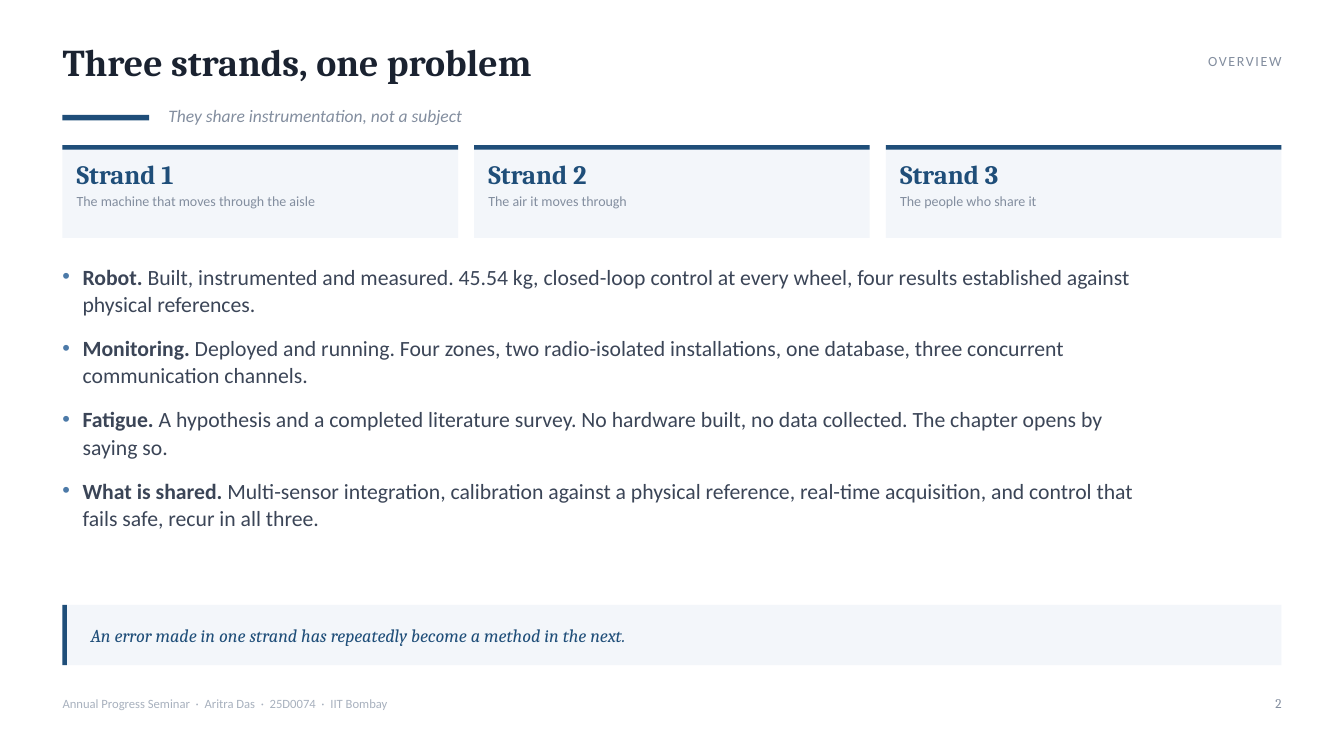
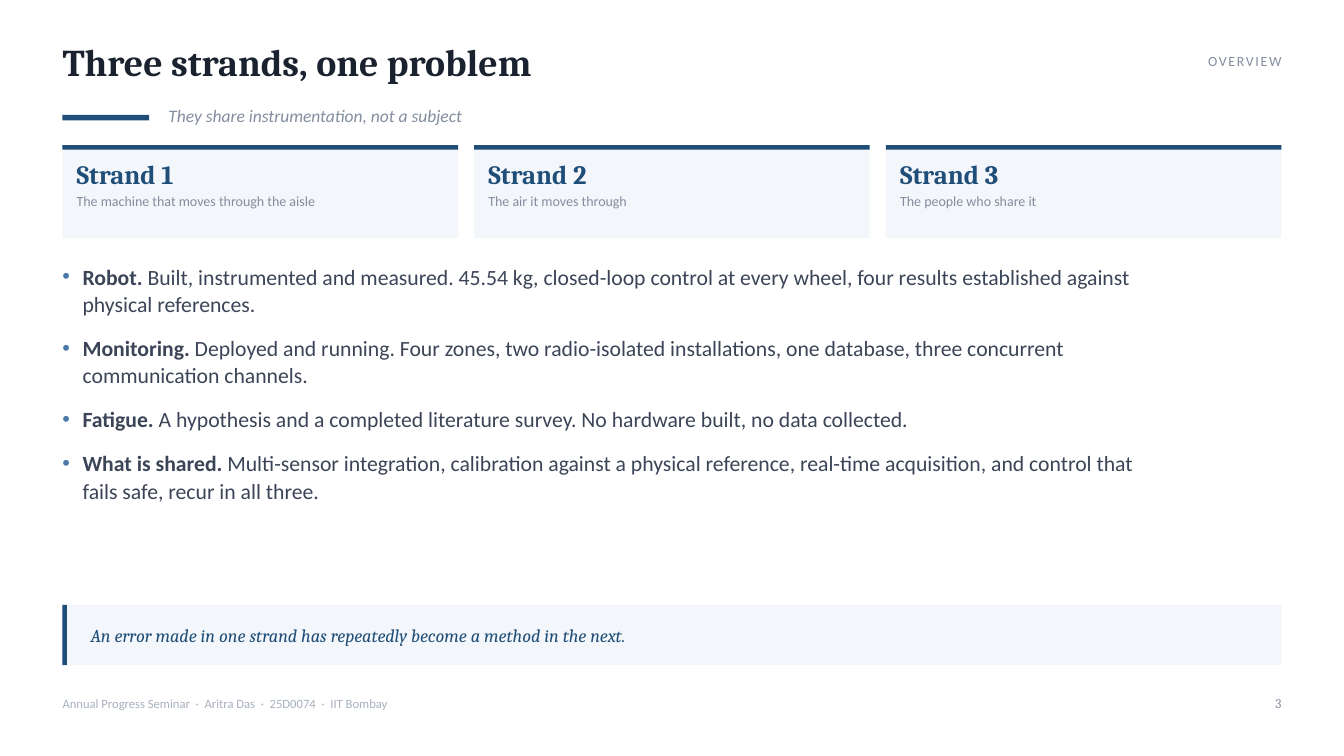
Before and after one commit to AritraD11/NarrowAisleBot, a slide deck: slide 3 of docs/aps_report/seminar_final/NarrowAisleBot_APS_Seminar.pptx (slide 2 before the commit). Drawn at 1344x756 pixels with LibreOffice and Linux fonts; fonts in the diff are those of the drawing. Boxes give left, top, right and bottom in pixels: in the first picture for what was removed or moved away, otherwise in the second. Text is boxed around its words. In the diff, an @@ line names an element or a change of style, - is before the commit and + after.

```diff
--- a/docs/aps_report/seminar_final/NarrowAisleBot_APS_Seminar.pptx
+++ b/docs/aps_report/seminar_final/NarrowAisleBot_APS_Seminar.pptx
@@ text at (x1=83, y1=411, x2=908, y2=431): text changed @@
-• Fatigue. A hypothesis and a completed literature survey. No hardware built, no data collected. The chapter opens by saying so.
+• Fatigue. A hypothesis and a completed literature survey. No hardware built, no data collected.
@@ text at (x1=1275, y1=699, x2=1281, y2=708): text changed @@
-2
+3
```
Also in this commit, not shown: 36 other slides changed, 2 slides added, 10 slides removed, 3 other files.
